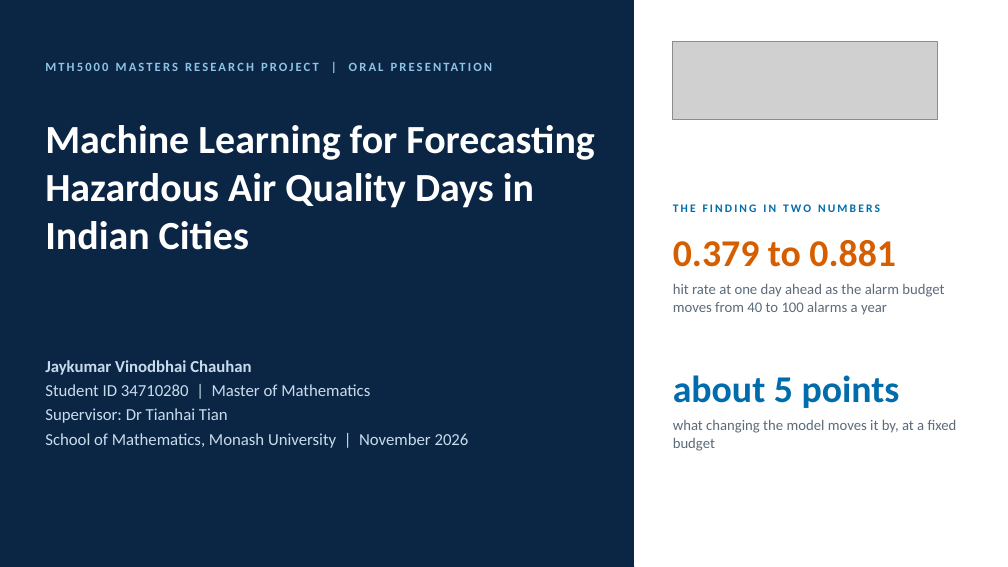
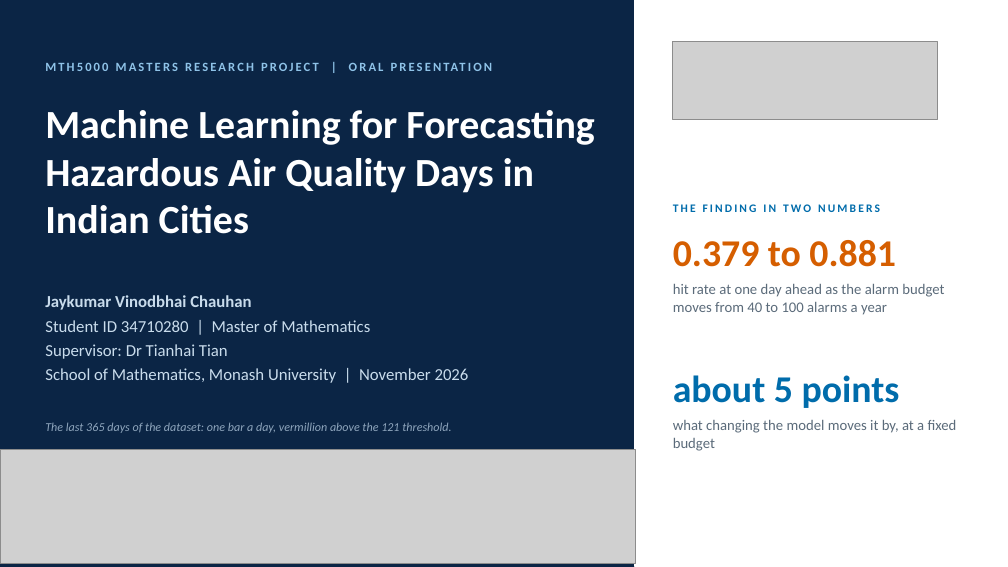
Before and after one commit to JC16092/mth5000-aqi-forecast, a slide deck: slide 1 of presentation_new/MTH5000_oral_presentation.pptx. Drawn at 1008x567 pixels with LibreOffice and Linux fonts; fonts in the diff are those of the drawing; grey boxes stand for pictures. Boxes give left, top, right and bottom in pixels: in the first picture for what was removed or moved away, otherwise in the second. Text is boxed around its words. In the diff, an @@ line names an element or a change of style, - is before the commit and + after.

```diff
--- a/presentation_new/MTH5000_oral_presentation.pptx
+++ b/presentation_new/MTH5000_oral_presentation.pptx
@@ text "Machine Learning for Forecasting Hazardous ...": place and size @@
-text "Machine Learning for Forecasting Hazardous ..." at (45,125,594,250)
+text "Machine Learning for Forecasting Hazardous ..." at (45,110,594,234)
@@ text "Jaykumar Vinodbhai Chauhan": place and size @@
-text "Jaykumar Vinodbhai Chauhan" at (45,360,469,448)
+text "Jaykumar Vinodbhai Chauhan" at (45,295,469,383)
@@ text added at (45,422,451,433), 11.5 pt, text #8FA6BD, italic @@
+The last 365 days of the dataset: one bar a day, vermillion above the 121 threshold.
@@ picture added at (0,450,635,563) @@
```
Also in this commit, not shown: 28 other slides changed, 6 slides added, 6 other files.
